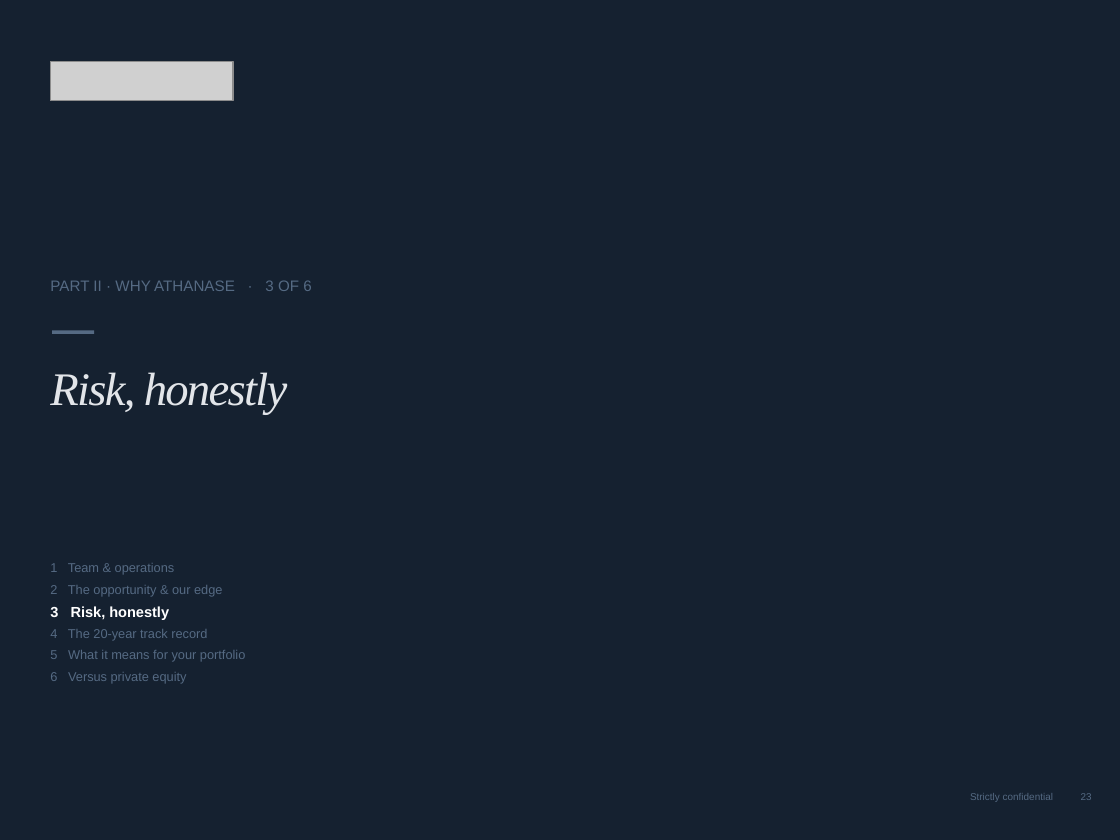
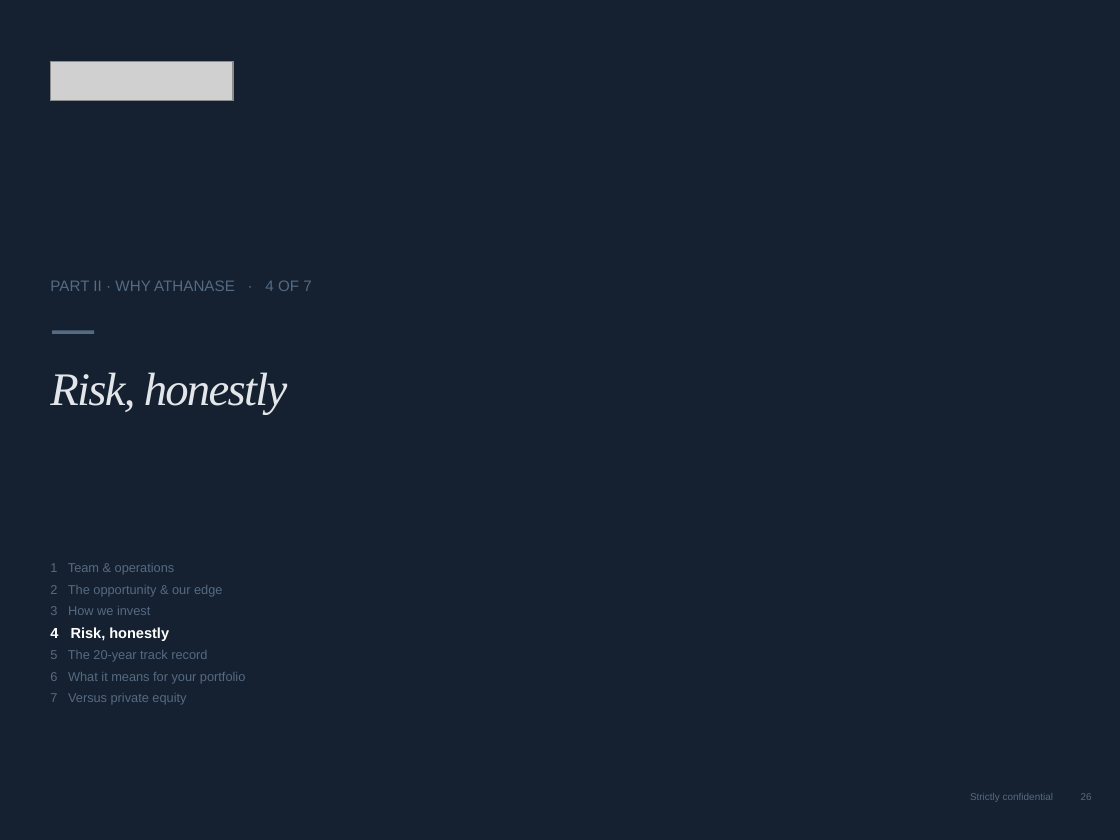
Before and after one commit to charette-lab/Claude, a slide deck: slide 29 of Athanase_Engaged_Ownership_Allocator_Deck.pptx (slide 26 before the commit). Drawn at 1120x840 pixels with LibreOffice and Linux fonts; fonts in the diff are those of the drawing; grey boxes stand for pictures. Boxes give left, top, right and bottom in pixels: in the first picture for what was removed or moved away, otherwise in the second. Text is boxed around its words. In the diff, an @@ line names an element or a change of style, - is before the commit and + after.

```diff
--- a/Athanase_Engaged_Ownership_Allocator_Deck.pptx
+++ b/Athanase_Engaged_Ownership_Allocator_Deck.pptx
@@ text at (x1=50, y1=280, x2=311, y2=291): text changed @@
-PART II · WHY ATHANASE · 3 OF 6
+PART II · WHY ATHANASE · 4 OF 7
@@ text at (x1=50, y1=606, x2=245, y2=705): text changed @@
-3 Risk, honestly
-4 The 20-year track record
-5 What it means for your portfolio
-6 Versus private equity
+3 How we invest
+4 Risk, honestly
+5 The 20-year track record
+6 What it means for your portfolio
+7 Versus private equity
```
Also in this commit, not shown: 36 other slides changed, 4 slides added, 1 slide removed, 1 other file.
